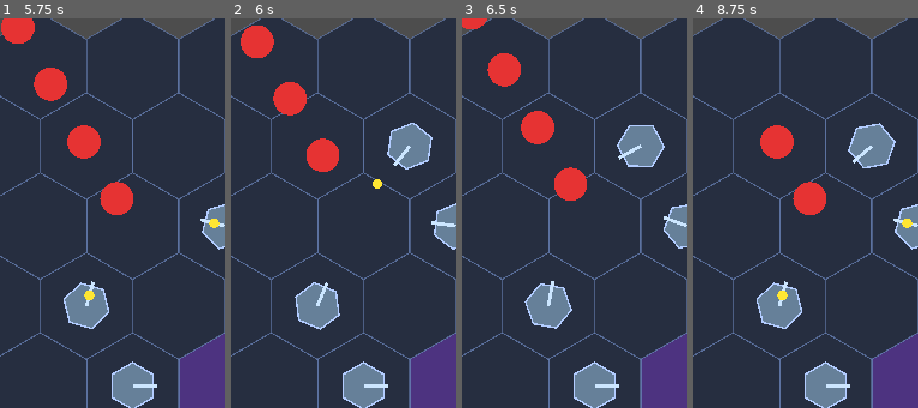
Above: before the commit, frames 1-4 (left to right).
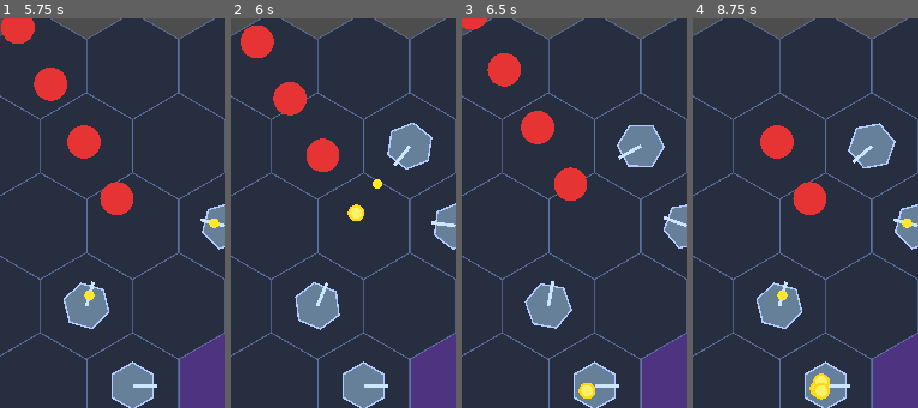
Above: after the commit, the same moments.

Repository: Shiroyasha21/invasion-game
Game: Godot game, scene res://scenes/game/Game.tscn
The game is run twice, just before and just after one commit, with the same random seed, the same clock (stepped at 60 frames per second) and the same inputs.
Inputs (mouse positions are % of the whole screen's width and height, from its top left):
- Up to frame 1 (5.75 s): tap Enter at 0.5, 2 s; move the mouse to (72, 46) at 0.52 s; click (72, 46) at 0.67 s; tap Space at 1.25, 3.5 s; drag from (30, 56) to (45, 72) at 1.27 s; move the mouse to (60, 29) at 2.02 s; click (60, 29) at 2.17 s; drag from (45, 72) to (20, 36) at 2.77 s; move the mouse to (80, 67) at 3.52 s; click (80, 67) at 3.67 s; drag from (20, 36) to (35, 26) at 4.27 s; move the mouse to (55, 51) at 5.02 s; click (55, 51) at 5.17 s
- Up to frame 2 (6 s): drag from (35, 26) to (30, 56) at 5.77 s
- Up to frame 3 (6.5 s): no input
- Up to frame 4 (8.75 s): move the mouse to (72, 46) at 6.52 s; click (72, 46) at 6.67 s; drag from (30, 56) to (45, 72) at 7.27 s; move the mouse to (60, 29) at 8.02 s; click (60, 29) at 8.17 s
The pictures show only the part of the screen within x 0-50%, y 4-54%; the shares and areas given below are measured in that part.

Frame 1 is identical in both runs. In frame 2, 0.2% of the frame differs, in the area x 51-60%, y 47-53%; in frame 3, 0.2%; in frame 4, 0.5%, in the area x 51-61%, y 91-98%.

Commit message:
Move Coin and CoinVacuum scenes to scenes/systems/

Diff:
--- /dev/null
+++ b/invasion-game/Projectile.tscn
@@ -0,0 +1,6 @@
+[gd_scene format=3 uid="uid://ch572ugsm2kmq"]
+
+[ext_resource type="Script" uid="uid://c8o86vgrxv1eg" path="res://scripts/towers/projectile.gd" id="1_t7eop"]
+
+[node name="Projectile" type="Node2D" unique_id=509434156]
+script = ExtResource("1_t7eop")
--- /dev/null
+++ b/invasion-game/TowerBase.tscn
@@ -0,0 +1,6 @@
+[gd_scene format=3 uid="uid://clhil11p4mdwq"]
+
+[ext_resource type="Script" uid="uid://c5i01ughhnykl" path="res://scripts/towers/tower_base.gd" id="1_m3t3g"]
+
+[node name="TowerBase" type="Node2D" unique_id=364181284]
+script = ExtResource("1_m3t3g")
--- a/invasion-game/scenes/game/Game.tscn
+++ b/invasion-game/scenes/game/Game.tscn
@@ -6,6 +6,7 @@
 [ext_resource type="Script" uid="uid://begdpf6s4de2" path="res://scripts/systems/wave_manager.gd" id="3_7qcb4"]
 [ext_resource type="PackedScene" uid="uid://dcepwqpn6k03f" path="res://scenes/towers/TowerBase.tscn" id="3_365ku"]
 [ext_resource type="PackedScene" uid="uid://bi8slckpojhvb" path="res://scenes/towers/Projectile.tscn" id="4_gg4pt"]
+[ext_resource type="Script" uid="uid://knh1ebtew6pi" path="res://scripts/systems/coin_vacuum.gd" id="7_gg4pt"]
 
 [node name="Game" type="Node2D" unique_id=1724296568]
 script = ExtResource("1_vrspl")
@@ -19,3 +20,6 @@
 
 [node name="WaveManager" type="Node" parent="." unique_id=381729001]
 script = ExtResource("3_7qcb4")
+
+[node name="CoinVacuum" type="Node2D" parent="." unique_id=1679448892]
+script = ExtResource("7_gg4pt")
--- /dev/null
+++ b/invasion-game/scenes/systems/Coin.tscn
@@ -0,0 +1,6 @@
+[gd_scene format=3 uid="uid://boeq2o215pv60"]
+
+[ext_resource type="Script" uid="uid://bm58o7rsdk4cx" path="res://scripts/systems/coin.gd" id="1_h5dih"]
+
+[node name="Coin" type="Node2D" unique_id=663671565]
+script = ExtResource("1_h5dih")
--- /dev/null
+++ b/invasion-game/scenes/systems/CoinVacuum.tscn
@@ -0,0 +1,6 @@
+[gd_scene format=3 uid="uid://b0b327a6ygy6d"]
+
+[ext_resource type="Script" uid="uid://knh1ebtew6pi" path="res://scripts/systems/coin_vacuum.gd" id="1_htmk6"]
+
+[node name="CoinVacuum" type="Node2D" unique_id=1517443633]
+script = ExtResource("1_htmk6")
--- a/invasion-game/scripts/enemies/enemy_base.gd
+++ b/invasion-game/scripts/enemies/enemy_base.gd
@@ -58,7 +58,18 @@
 
 func _die() -> void:
 	emit_signal("died", global_position)
+	_drop_coin()
 	queue_free()
+
+
+func _drop_coin() -> void:
+	var coin_scene := load("res://scenes/systems/Coin.tscn") as PackedScene
+	if coin_scene == null:
+		return
+	var coin: Coin = coin_scene.instantiate()
+	get_tree().current_scene.add_child(coin)
+	coin.global_position = global_position
+	coin.add_to_group("coins")
 
 
 func _on_reached_center() -> void:
--- /dev/null
+++ b/invasion-game/scripts/systems/coin.gd
@@ -0,0 +1,36 @@
+extends Node2D
+class_name Coin
+
+var _bob_timer: float = 0.0
+var _origin: Vector2
+var _sucked: bool = false
+var _suck_target: Vector2
+
+const BOB_SPEED := 2.5
+const BOB_AMOUNT := 6.0
+const SUCK_SPEED := 500.0
+
+
+func _ready() -> void:
+	_origin = global_position
+
+
+func _process(delta: float) -> void:
+	if _sucked:
+		global_position = global_position.move_toward(_suck_target, SUCK_SPEED * delta)
+		if global_position.distance_to(_suck_target) < 8.0:
+			queue_free()
+	else:
+		_bob_timer += delta
+		global_position.y = _origin.y + sin(_bob_timer * BOB_SPEED) * BOB_AMOUNT
+	queue_redraw()
+
+
+func suck_toward(target: Vector2) -> void:
+	_sucked = true
+	_suck_target = target
+
+
+func _draw() -> void:
+	draw_circle(Vector2.ZERO, 10.0, Color(1.0, 0.85, 0.1))
+	draw_circle(Vector2.ZERO, 7.0, Color(1.0, 0.95, 0.4))
--- /dev/null
+++ b/invasion-game/scripts/systems/coin_vacuum.gd
@@ -0,0 +1,44 @@
+extends Node2D
+class_name CoinVacuum
+
+const RADIUS := 100.0
+
+var _active: bool = false
+var _finger_pos: Vector2 = Vector2.ZERO
+
+
+func _input(event: InputEvent) -> void:
+	if event is InputEventScreenTouch:
+		# Reserve single tap for tower placement — vacuum needs drag
+		if not event.pressed:
+			_active = false
+			queue_redraw()
+	elif event is InputEventScreenDrag:
+		_active = true
+		_finger_pos = get_canvas_transform().affine_inverse() * event.position
+		queue_redraw()
+		_pull_coins()
+	# Mouse fallback for desktop testing
+	elif event is InputEventMouseButton:
+		if event.button_index == MOUSE_BUTTON_RIGHT:
+			_active = event.pressed
+			if not _active:
+				queue_redraw()
+	elif event is InputEventMouseMotion and _active:
+		_finger_pos = get_canvas_transform().affine_inverse() * event.position
+		queue_redraw()
+		_pull_coins()
+
+
+func _pull_coins() -> void:
+	for coin in get_tree().get_nodes_in_group("coins"):
+		if coin is Coin:
+			if coin.global_position.distance_to(_finger_pos) <= RADIUS:
+				coin.suck_toward(_finger_pos)
+
+
+func _draw() -> void:
+	if not _active:
+		return
+	draw_circle(_finger_pos, RADIUS, Color(1.0, 1.0, 1.0, 0.08))
+	draw_arc(_finger_pos, RADIUS, 0, TAU, 48, Color(1.0, 0.95, 0.3, 0.5), 2.0)
--- a/invasion-game/scripts/systems/game.gd
+++ b/invasion-game/scripts/systems/game.gd
@@ -2,6 +2,7 @@
 
 @onready var hex_grid: HexGridNode = $HexGrid
 @onready var wave_manager: WaveManager = $WaveManager
+@onready var coin_vacuum: CoinVacuum = $CoinVacuum
 
 @export var enemy_scene: PackedScene
 @export var tower_scene: PackedScene
